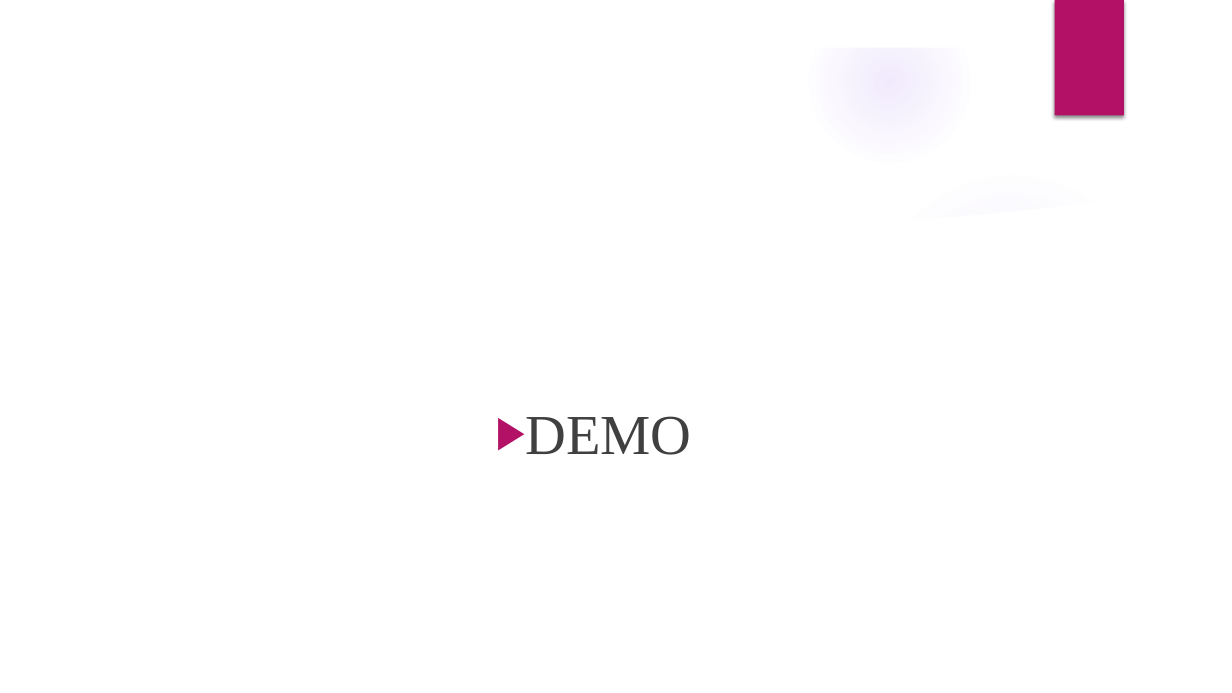
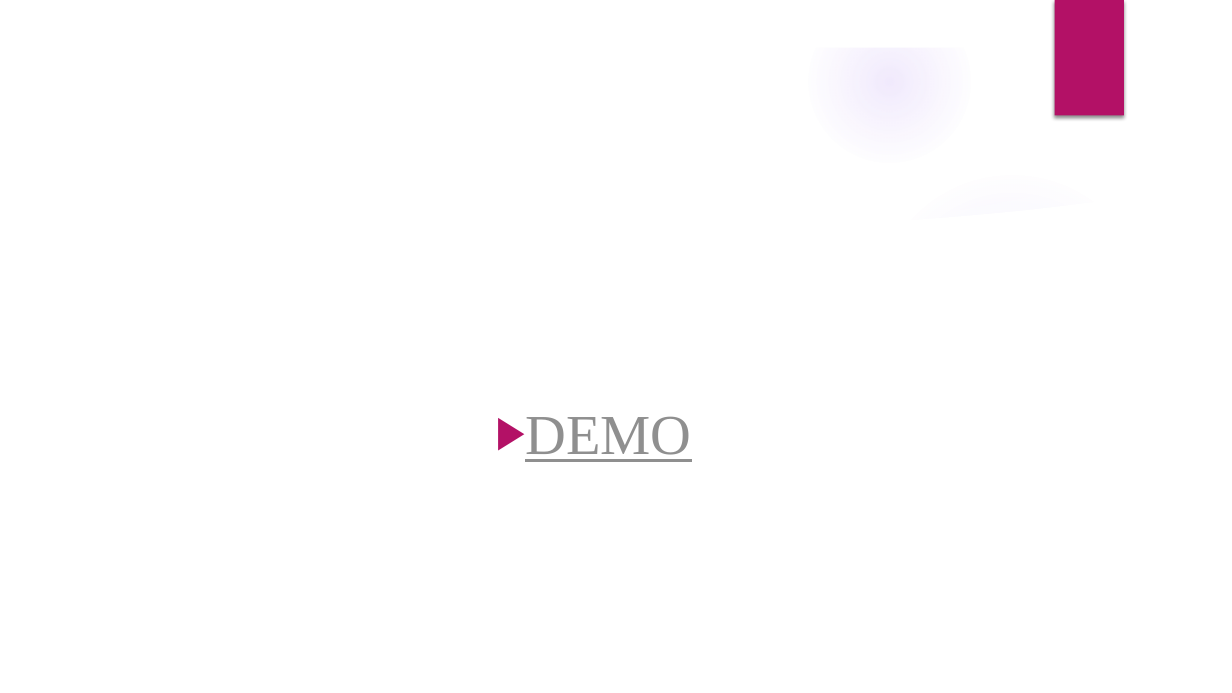
Before and after one commit to ThiinhUET/WDP-project, a slide deck: slide 7 of docs/WDP_Presentation.pptx. Drawn at 1232x693 pixels with LibreOffice and Linux fonts; fonts in the diff are those of the drawing; background and template pictures are left out. Boxes give left, top, right and bottom in pixels: in the first picture for what was removed or moved away, otherwise in the second. Text is boxed around its words. In the diff, an @@ line names an element or a change of style, - is before the commit and + after.

```diff
--- a/docs/WDP_Presentation.pptx
+++ b/docs/WDP_Presentation.pptx
@@ text "DEMO" at (525, 416, 691, 462): text colour #404040 to #8F8F8F, underline on @@
```
Also in this commit, not shown: 2 other slides changed.
